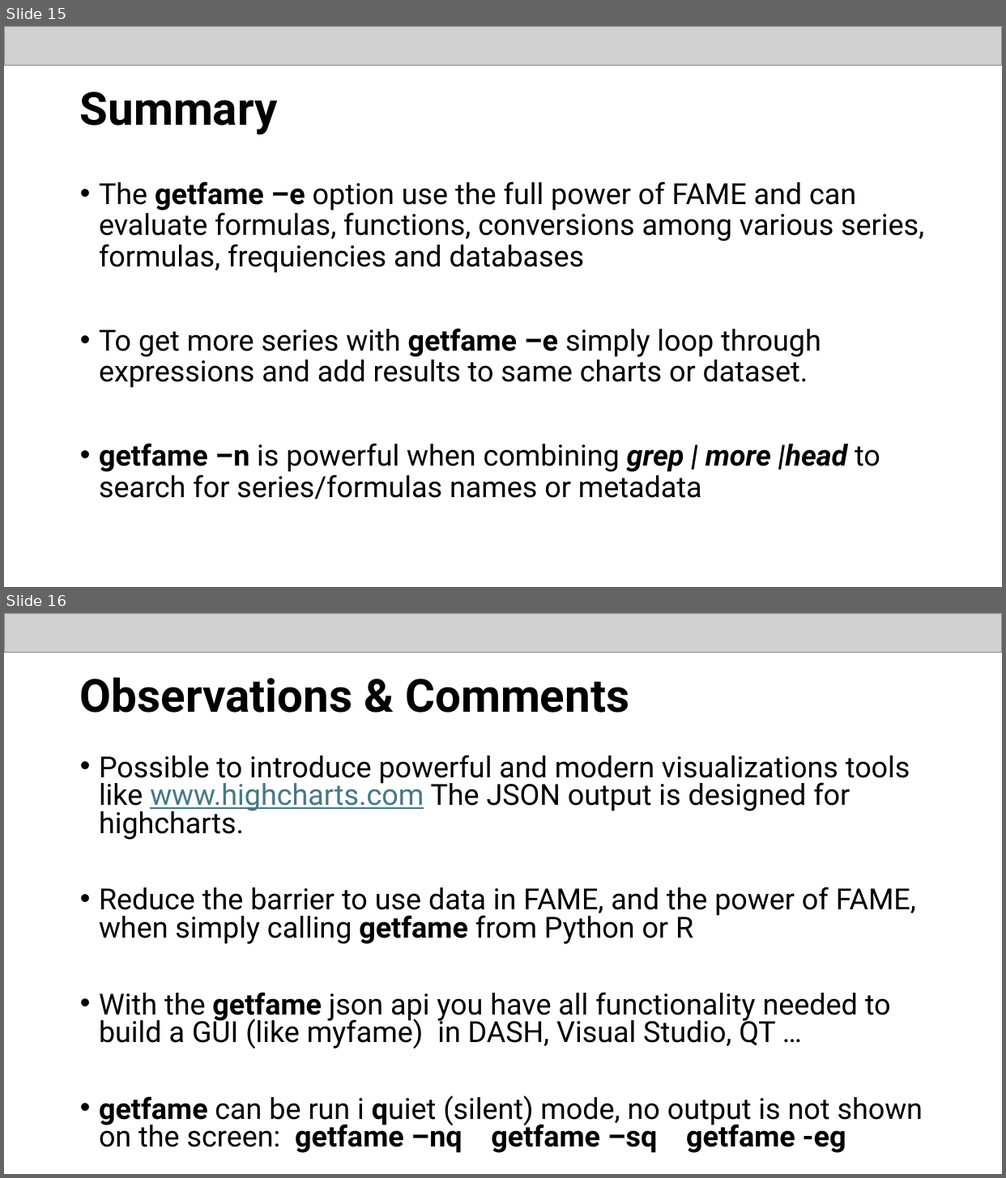
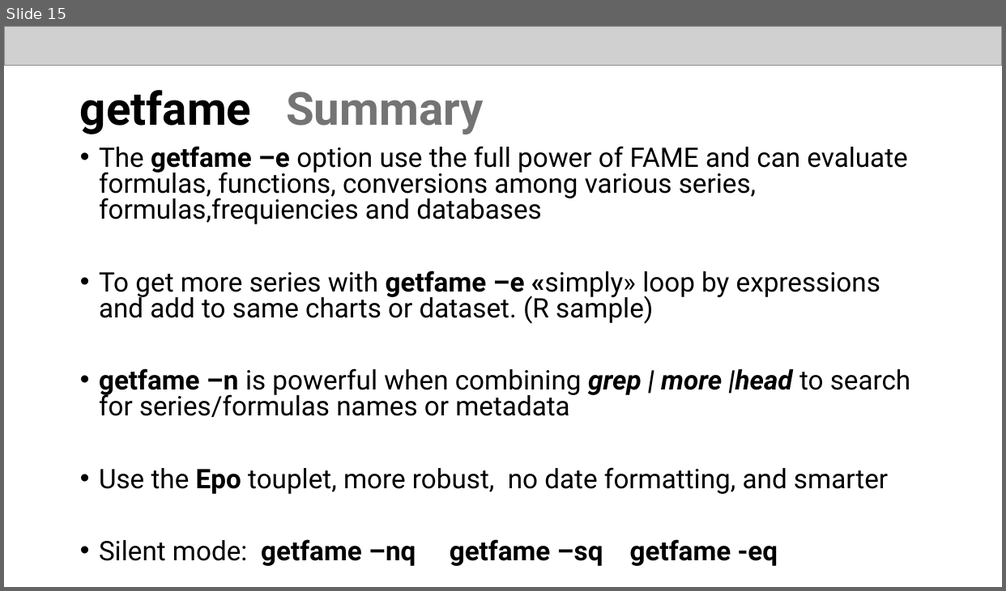
Before and after one commit to eriksoeb/getfame, a slide deck: getfame.pptx. Shown one above the other, each under a label of ours: slides 15 and 16 before the commit, slide 15 after it. The pictures are 1006x1178 and 1006x591 pixels, drawn with LibreOffice and Linux fonts; fonts in the diff are those of the drawing; grey boxes stand for pictures. Boxes give left, top, right and bottom in pixels: in the first picture for what was removed or moved away, otherwise in the second. Text is boxed around its words. In the diff, an @@ line names an element or a change of style, - is before the commit and + after.

```diff
--- a/getfame.pptx
+++ b/getfame.pptx
@@ slide 16 removed at bbox=[4, 613, 1002, 1174], background #FFFFFF @@
@@ picture removed at bbox=[4, 613, 1002, 653] @@
@@ title removed at bbox=[80, 677, 629, 713] @@
-Observations & Comments
@@ text removed at bbox=[99, 755, 923, 1153] @@
-• Possible to introduce powerful and modern visualizations tools like www.highcharts.com The JSON output is designed for highcharts.
-• Reduce the barrier to use data in FAME, and the power of FAME, when simply calling getfame from Python or R
-• With the getfame json api you have all functionality needed to build a GUI (like myfame) in DASH, Visual Studio, QT …
-• getfame can be run i quiet (silent) mode, no output is not shown on the screen: getfame –nq getfame –sq getfame -eg
@@ slide 15 changed as well @@
@@ title at bbox=[80, 90, 484, 135]: text changed @@
-Summary
+getfame Summary
@@ text "The getfame –e option use ...": place and size @@
-text "The getfame –e option use ..." at bbox=[99, 182, 924, 500]
+text "The getfame –e option use ..." at bbox=[99, 146, 911, 566]
@@ text at bbox=[99, 146, 907, 324]: text changed; size 28 to 25.9 pt @@
-• The getfame –e option use the full power of FAME and can evaluate formulas, functions, conversions among various series, formulas, frequiencies and databases
-• To get more series with getfame –e simply loop through expressions and add results to same charts or dataset.
+• The getfame –e option use the full power of FAME and can evaluate formulas, functions, conversions among various series, formulas,frequiencies and databases
+• To get more series with getfame –e «simply» loop by expressions and add to same charts or dataset. (R sample)
@@ text at bbox=[99, 369, 911, 417]: size 28 to 25.9 pt in "getfame –n is powerful when combining grep ..."; line spacing 0.9 to 0.8 @@
@@ text at bbox=[99, 467, 888, 566]: paragraphs added @@
+• Use the Epo touplet, more robust, no date formatting, and smarter
+• Silent mode: getfame –nq getfame –sq getfame -eq
```
Also in this commit, not shown: 12 other slides changed, 2 slides added, 2 other slides removed, 1 other file.
